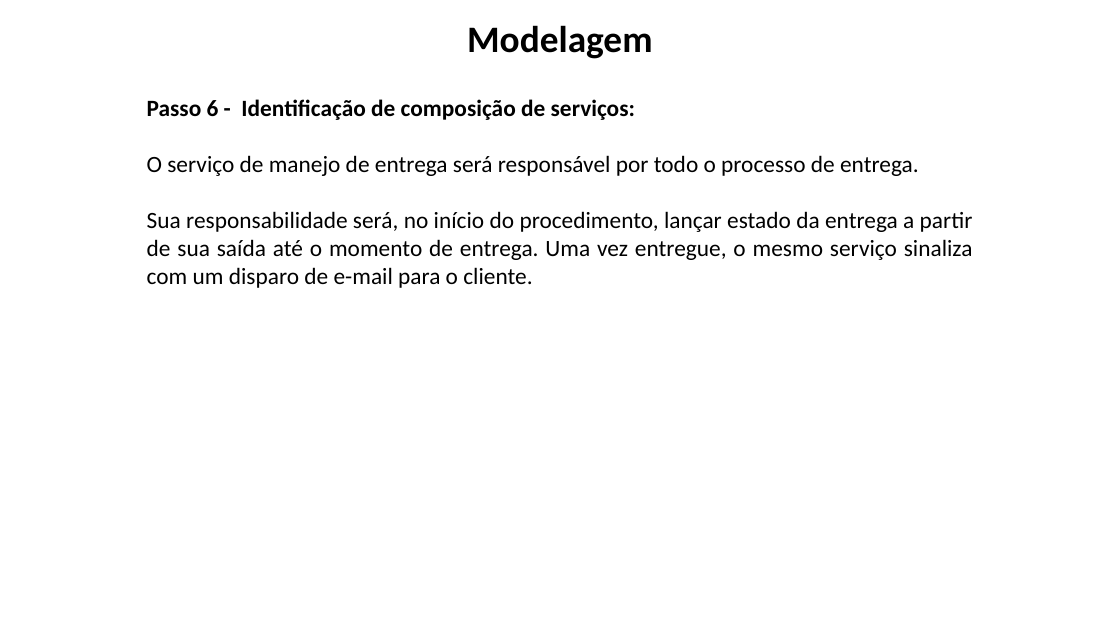
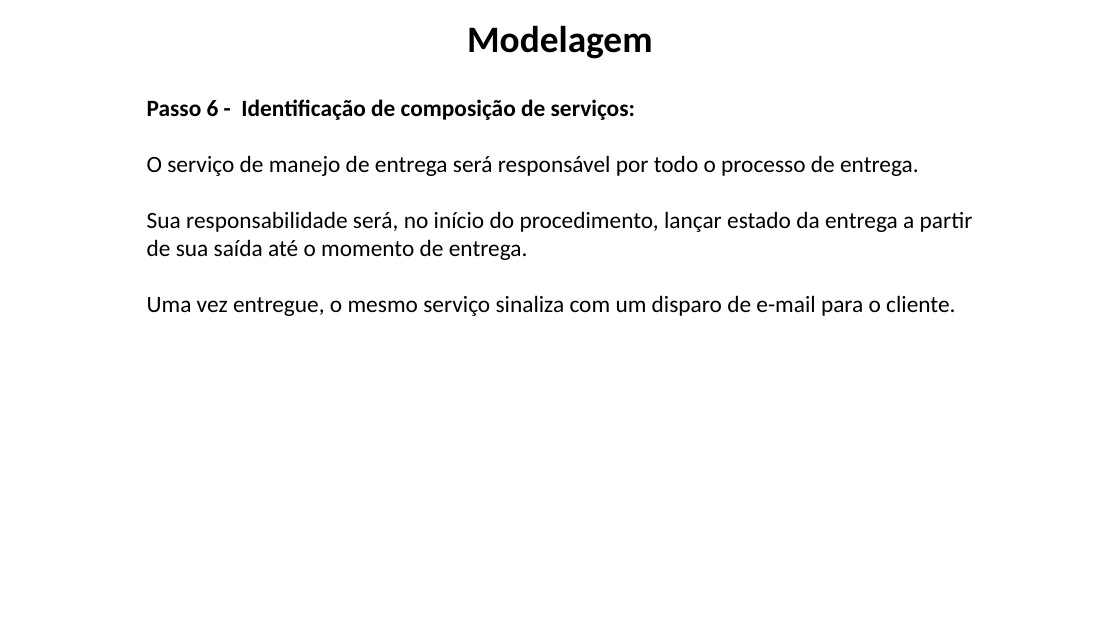
Before and after one commit to dm112-dupla/final-project, a slide deck: slide 16 of Trabalho 1 - DM112.pptx. Drawn at 1120x630 pixels with LibreOffice and Linux fonts; fonts in the diff are those of the drawing; background and template pictures are left out. Boxes give left, top, right and bottom in pixels: in the first picture for what was removed or moved away, otherwise in the second. Text is boxed around its words. In the diff, an @@ line names an element or a change of style, - is before the commit and + after.

```diff
--- a/Trabalho 1 - DM112.pptx
+++ b/Trabalho 1 - DM112.pptx
@@ text at (147, 211, 973, 316): text changed @@
-Sua responsabilidade será, no início do procedimento, lançar estado da entrega a partir de sua saída até o momento de entrega. Uma vez entregue, o mesmo serviço sinaliza com um disparo de e-mail para o cliente.
+Sua responsabilidade será, no início do procedimento, lançar estado da entrega a partir de sua saída até o momento de entrega.
+Uma vez entregue, o mesmo serviço sinaliza com um disparo de e-mail para o cliente.
```
Also in this commit, not shown: 7 other slides changed.
